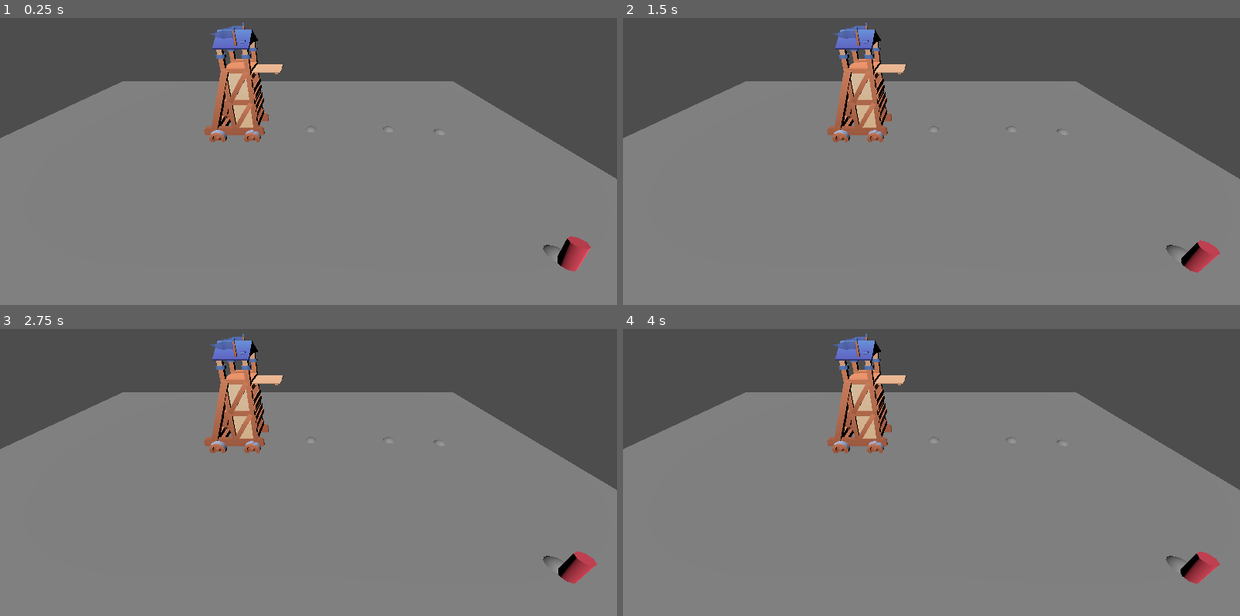
Above: before the commit, frames 1-4 (two rows, left to right).
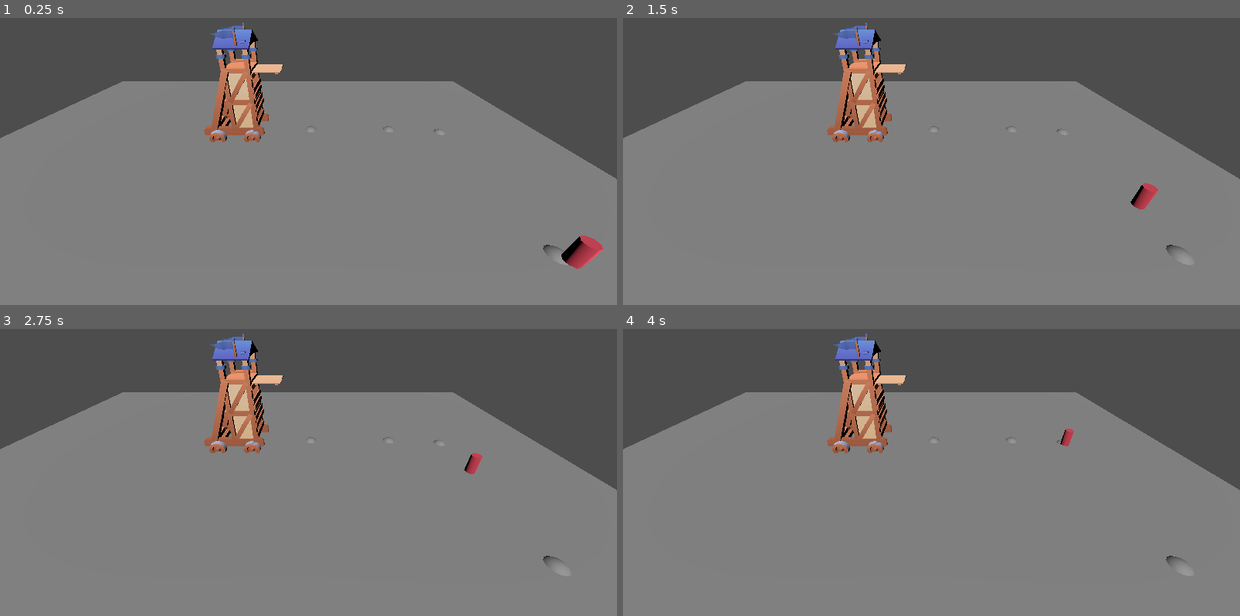
Above: after the commit, the same moments.

Repository: Kyn21kx/GMTK-2025
Game: Godot game, scene res://main.tscn
Same seed, same stepped clock (60 frames per second), same inputs: the game is played once before the commit and once after it.
Inputs:
- Up to frame 1 (0.25 s): no input
- Up to frame 2 (1.5 s): no input
- Up to frame 3 (2.75 s): no input
- Up to frame 4 (4 s): no input

The runs differ from the first frame. In frame 1, 0.6% of the frame differs, in the area x 90-98%, y 75-89%; in frame 2, 0.7%, in the area x 82-97%, y 57-89%; in frame 3, 0.6%; in frame 4, 0.5%.

Commit message:
path follow

Diff:
--- a/main.tscn
+++ b/main.tscn
@@ -53,10 +53,11 @@
 transform = Transform3D(1, 0, 0, 0, 1, 0, 0, 0, 1, 5.03892, 0, 3.41285)
 radius = 0.2
 
-[node name="Enemy" type="RigidBody3D" parent="." node_paths=PackedStringArray("_waypoint_parent")]
+[node name="Enemy" type="CharacterBody3D" parent="." node_paths=PackedStringArray("_waypoint_parent", "_visuals")]
 transform = Transform3D(1, 0, 0, 0, 1, 0, 0, 0, 1, 4.30349, 0.424428, 2.643)
 script = ExtResource("4_7mycd")
 _waypoint_parent = NodePath("../siege-tower2")
+_visuals = NodePath("EnemyTest")
 
 [node name="EnemyTest" type="CSGCylinder3D" parent="Enemy"]
 transform = Transform3D(0.2, 0, 0, 0, 0.2, 0, 0, 0, 0.2, 0, 0, 0)
--- a/scripts/beat_manager.gd
+++ b/scripts/beat_manager.gd
@@ -7,7 +7,7 @@
 var _bpm: int = 120
 
 func get_bpm() -> int:
-	return self._bpm
+	return _bpm
 
 func _ready() -> void:
 	s_instance = self
--- a/scripts/damageable.gd
+++ b/scripts/damageable.gd
@@ -5,12 +5,12 @@
 var _health: int = 100
 
 func damage(amount: int):
-	self._health -= amount
-	if (self._health <= 0):
-		self.die()
+	_health -= amount
+	if (_health <= 0):
+		die()
 
 func die():
 	# TODO: Get enemy type here and switch on it or smth
-	assert(self.get_parent() != null)
-	self.get_parent().queue_free();
+	assert(get_parent() != null)
+	get_parent().queue_free();
 	pass
--- a/scripts/path_follow.gd
+++ b/scripts/path_follow.gd
@@ -1,28 +1,56 @@
 class_name PathFollow
-extends RigidBody3D
+extends CharacterBody3D
 
-@export
-var _speed: float = 1
+signal arrived
 
-@export
-var _waypoint_parent: Node3D
+@export var _arrive_threshold := .5
+@export var _speed := 1.0
+@export var _acceleration := 1.0
+@export var _rotation_speed := 8.0
+@export var loop := false
+
+@export var _waypoint_parent: Node3D
+@export var _visuals: Node3D
 
 var _waypoints: Array[Node3D]
 
 var _current_waypoint_idx: int = 0
 
 func _ready() -> void:
-	assert(self._waypoint_parent != null)
-	for child: Node3D in self._waypoint_parent.get_children():
-		self._waypoints.append(child)
-	self._waypoints.reverse() # Temporary fix, we need to remove this
-	var target : Vector3 = self._waypoints[self._current_waypoint_idx].global_position
-	var direction : Vector3 = (target - self.global_position).normalized()
-	self.linear_velocity = direction * self._speed;
+	assert(_waypoint_parent != null)
+	for child: Node3D in _waypoint_parent.get_children():
+		_waypoints.append(child)
+	_waypoints.reverse() # Temporary fix, we need to remove this
 
-func _physics_process(_delta: float) -> void:
-	assert(!self._waypoints.is_empty())
+
+func _physics_process(delta: float) -> void:
+	assert(!_waypoints.is_empty())
+
+	var target : Vector3 = _waypoints[_current_waypoint_idx].global_position
+	var direction := _visuals.global_position.direction_to(target)
+
+	var rot_speed = _rotation_speed * delta
+
+	var target_angle := Vector3.BACK.signed_angle_to(direction, Vector3.UP)
+	_visuals.global_rotation.y = lerp_angle(_visuals.global_rotation.y, target_angle, rot_speed)
+
+	var tmp_velocity := velocity
+
+	var y_velocity := tmp_velocity.y
+	tmp_velocity.y = 0.0
+	tmp_velocity = tmp_velocity.move_toward(direction * _speed, _acceleration * delta)
+
+	velocity = tmp_velocity
+
 	# Check if the node has reached the next position and just switch
-	var distance_to_next_sqr := (self._waypoints[self._current_waypoint_idx].global_position - self.global_position).length_squared()
-	if distance_to_next_sqr < 2 * 2:
-		self._current_waypoint_idx = (self._current_waypoint_idx + 1) % self._waypoints.size()
+	var distance_to_next_sqr := (_waypoints[_current_waypoint_idx].global_position - global_position).length_squared()
+	if distance_to_next_sqr < _arrive_threshold * _arrive_threshold:
+		if loop:
+			_current_waypoint_idx = (_current_waypoint_idx + 1) % _waypoints.size()
+		else:
+			_current_waypoint_idx += 1
+			if _current_waypoint_idx >= _waypoints.size():
+				arrived.emit()
+				set_physics_process(false) # if pooling, set this to true when drawing from pool
+
+	move_and_slide()
--- a/scripts/tower_commands.gd
+++ b/scripts/tower_commands.gd
@@ -20,11 +20,11 @@
 func _process(delta: float) -> void:
 	var beat_speed : float = BeatManager.s_instance.get_bpm() / SECS_IN_MIN
 	var beat_rate: float = 1 / beat_speed
-	self.time_elapsed += delta
+	time_elapsed += delta
 	if time_elapsed >= beat_rate:
-		self.time_elapsed = 0;
-		self.execute_command(self.slots[current_command_index])
-		self.current_command_index = (self.current_command_index + 1) % self.slots.size()
+		time_elapsed = 0;
+		execute_command(slots[current_command_index])
+		current_command_index = (current_command_index + 1) % slots.size()
 	pass
 
 func execute_command(command: Command):
